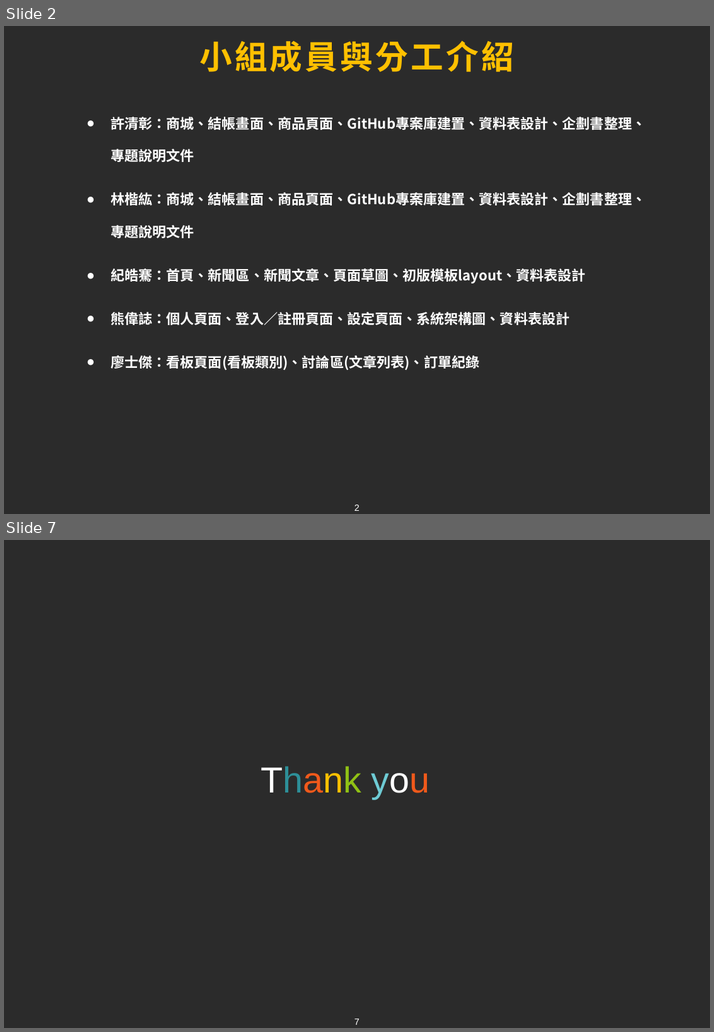
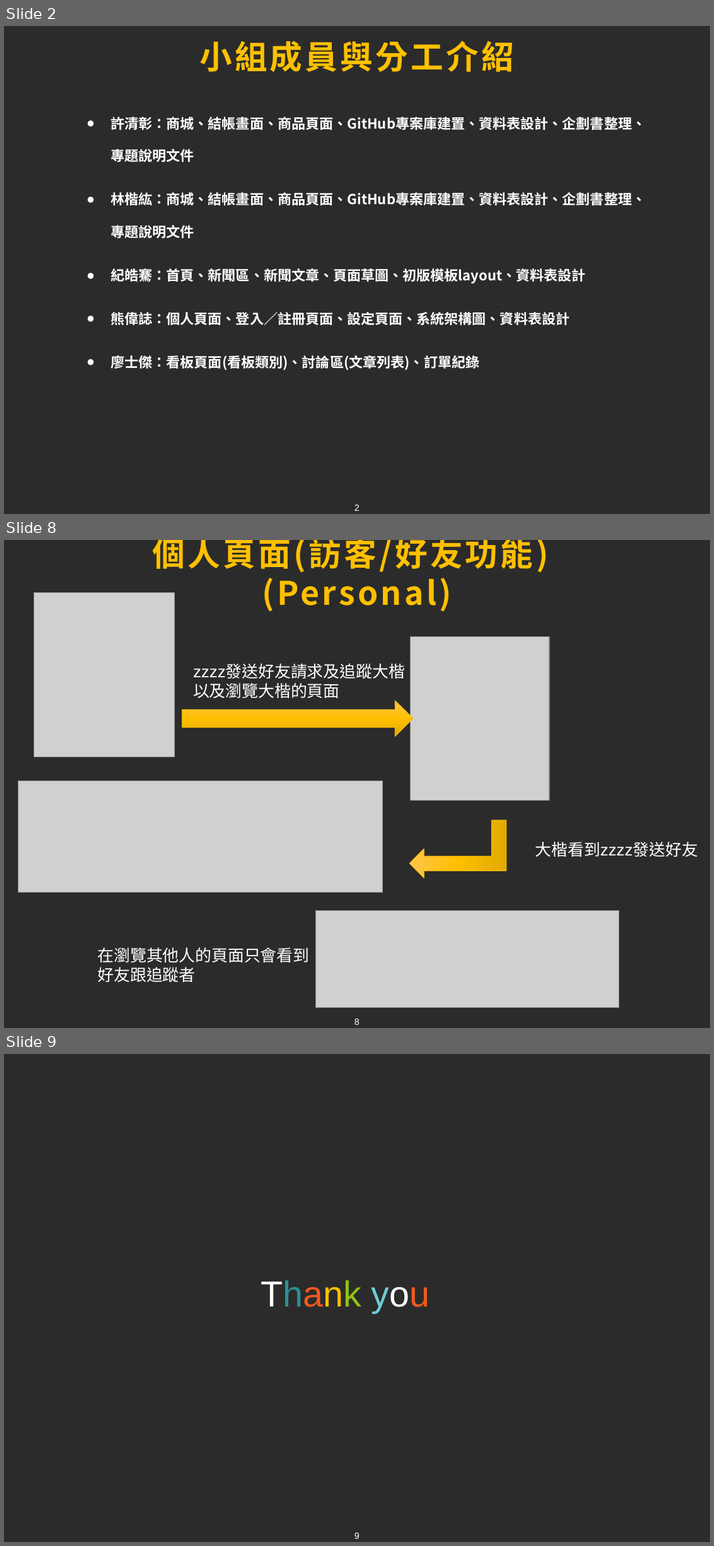
Before and after one commit to tim93009/FinalProject_GameForum, a slide deck: docs/ppt/xiong.pptx. Shown one above the other, each under a label of ours: slides 2 and 7 before the commit, slides 2, 8 and 9 after it; the slides between them are not shown. The pictures are 714x1032 and 714x1546 pixels, drawn with LibreOffice and Linux fonts; fonts in the diff are those of the drawing; grey boxes stand for pictures; background and template pictures are left out; a plain dark background stands for a picture behind light text. Boxes give left, top, right and bottom in pixels: in the first picture for what was removed or moved away, otherwise in the second. Text is boxed around its words. In the diff, an @@ line names an element or a change of style, - is before the commit and + after.

```diff
--- a/docs/ppt/xiong.pptx
+++ b/docs/ppt/xiong.pptx
@@ slide 8 added at (4,540,710,1028), background picture (left out); not listed: 1 template element that a slide beside it also shows @@
@@ title added at (153,540,548,612), 36 pt, text #FFC000, bold @@
+個人頁面(訪客/好友功能) (Personal)
@@ picture added at (34,593,175,757) @@
@@ picture added at (410,636,550,801) @@
@@ text added at (193,664,405,698), 18 pt, text #FFFFFF @@
+zzzz發送好友請求及追蹤大楷
+以及瀏覽大楷的頁面
@@ right arrow added at (182,701,412,737), fill gradient #FFC64B to #FFC000 to #E3AB00, outline #FFC000 0.5 pt @@
@@ picture added at (18,781,383,892) @@
@@ bent up arrow added at (409,821,506,879), fill gradient #FFC64B to #FFC000 to #E3AB00, outline #FFC000 0.5 pt @@
@@ text added at (535,842,698,857), 18 pt, text #FFFFFF @@
+大楷看到zzzz發送好友
@@ picture added at (316,911,619,1009) @@
@@ text added at (97,948,309,982), 18 pt, text #FFFFFF @@
+在瀏覽其他人的頁面只會看到
+好友跟追蹤者
@@ what was slide 7 is now slide 9 @@
@@ page number at (354,1533,359,1539): text changed @@
-7
+9
```
Also in this commit, not shown: 3 slides changed, 2 other slides added, 1 slide removed, 4 other files.
